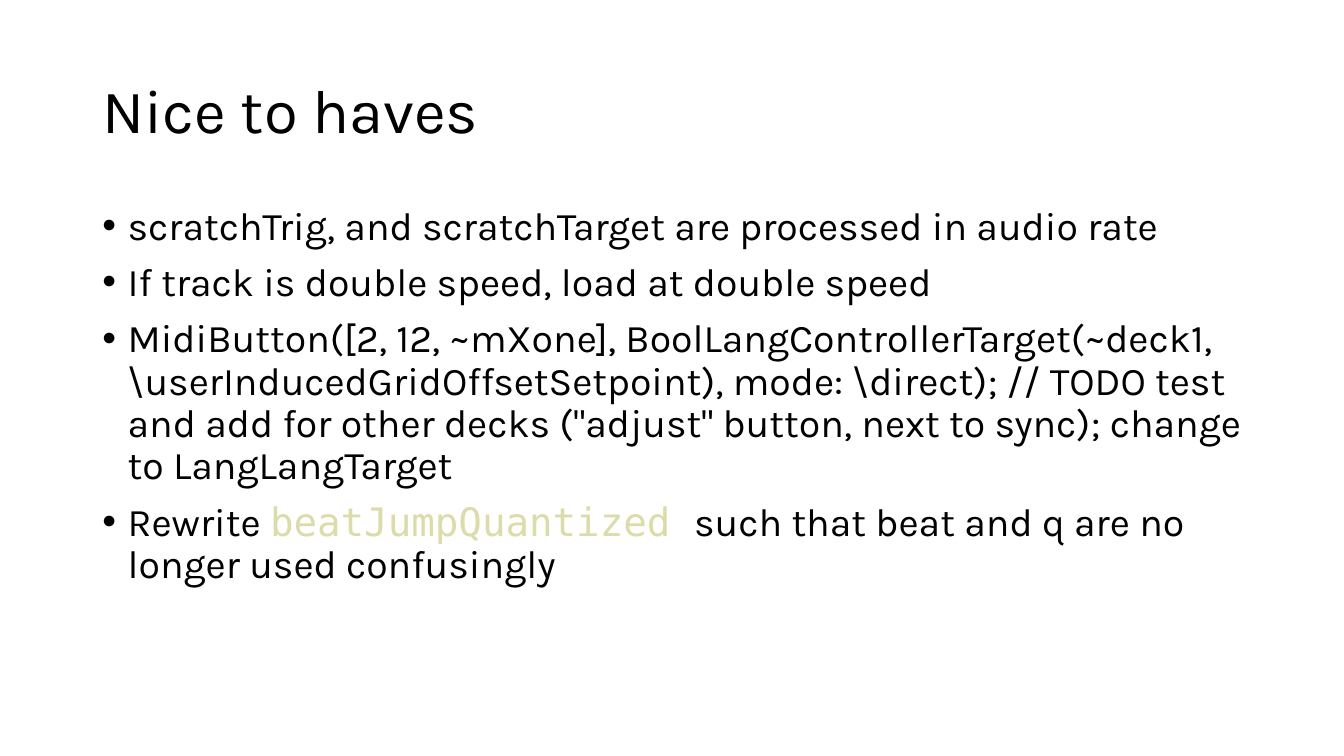
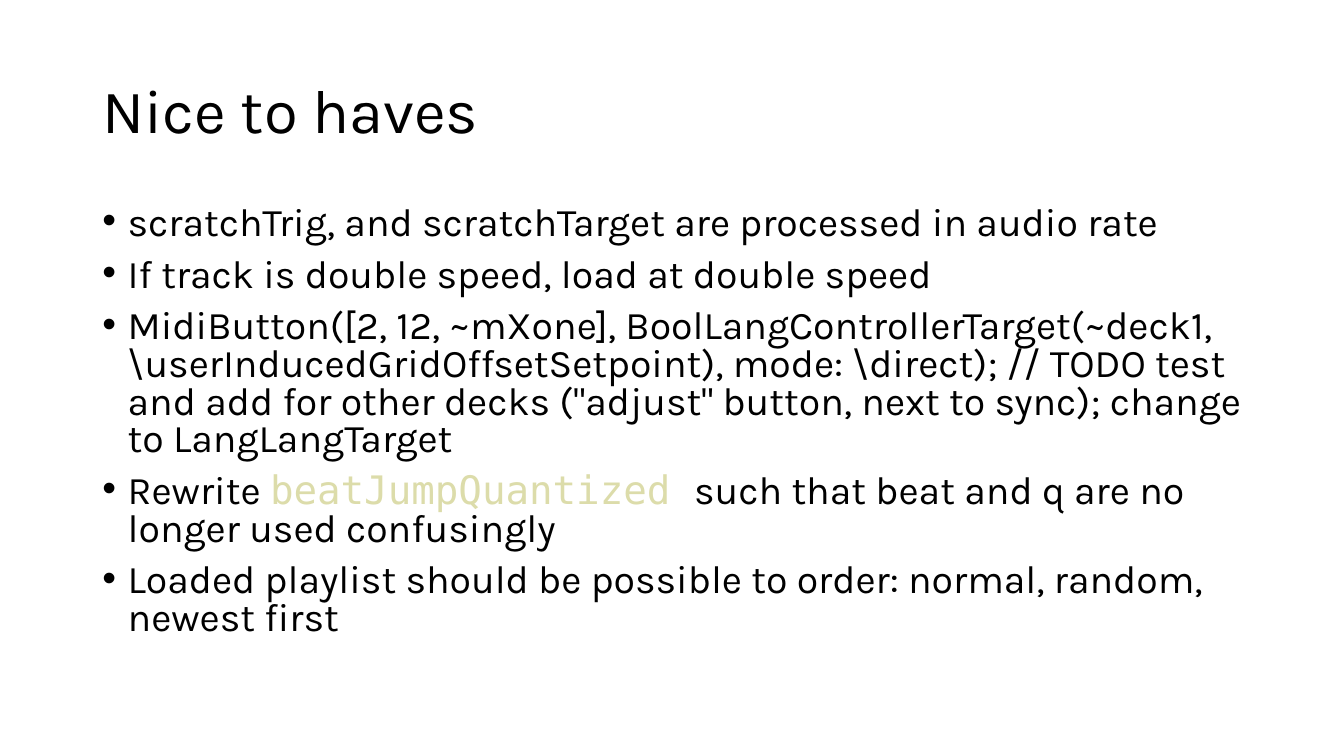
Before and after one commit to pier3100/SUDJ-peripheral, a slide deck: slide 27 of Design Log/DJ deck.pptx. Drawn at 1344x756 pixels with LibreOffice and Linux fonts; fonts in the diff are those of the drawing. Boxes give left, top, right and bottom in pixels: in the first picture for what was removed or moved away, otherwise in the second. Text is boxed around its words. In the diff, an @@ line names an element or a change of style, - is before the commit and + after.

```diff
--- a/Design Log/DJ deck.pptx
+++ b/Design Log/DJ deck.pptx
@@ text at box(128, 209, 1241, 552): line spacing 0.9 to 0.8 @@
@@ text at box(128, 566, 1203, 632): paragraph added @@
+• Loaded playlist should be possible to order: normal, random, newest first
```
Also in this commit, not shown: 11 other files.
